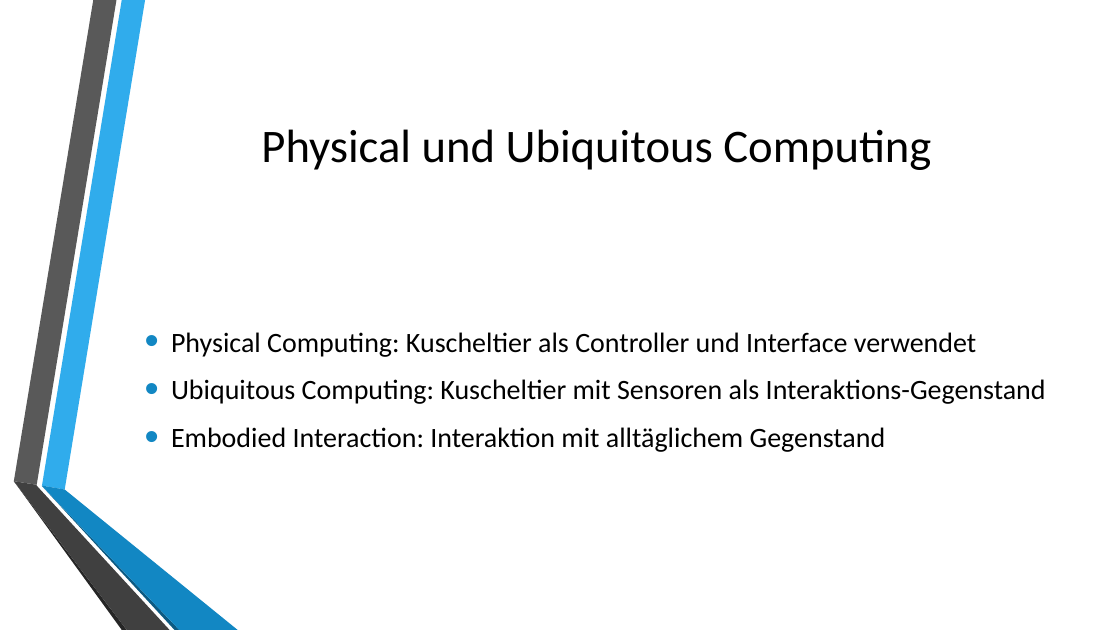
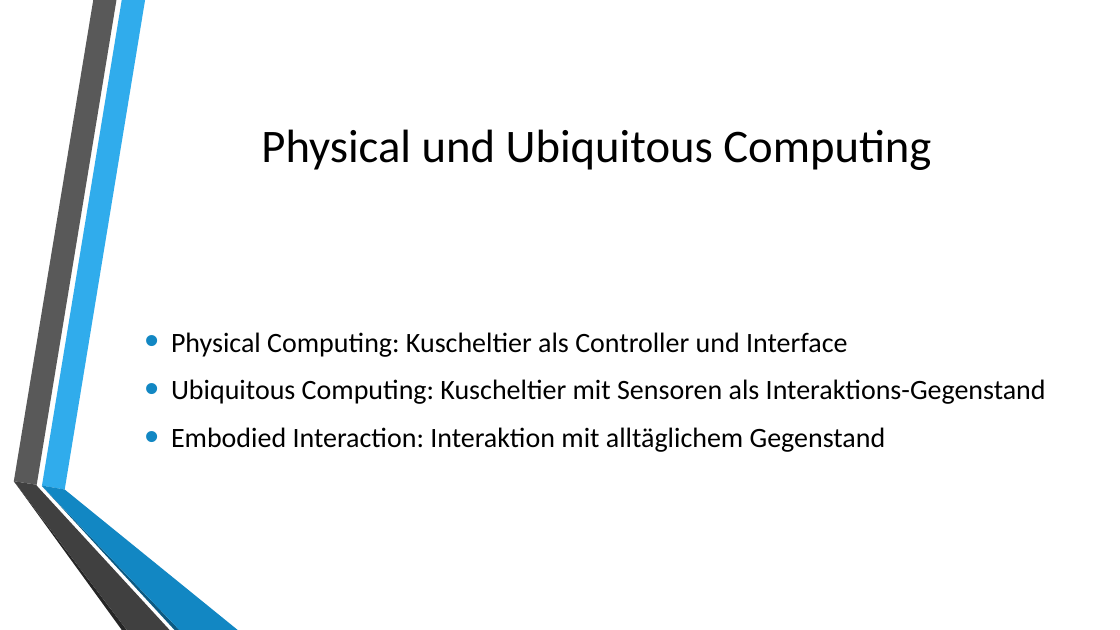
Before and after one commit to SweetyGott/HCIMonster, a slide deck: slide 7 of Projekt/presentation.pptx. Drawn at 1120x630 pixels with LibreOffice and Linux fonts; fonts in the diff are those of the drawing; background and template pictures are left out. Boxes give left, top, right and bottom in pixels: in the first picture for what was removed or moved away, otherwise in the second. Text is boxed around its words. In the diff, an @@ line names an element or a change of style, - is before the commit and + after.

```diff
--- a/Projekt/presentation.pptx
+++ b/Projekt/presentation.pptx
@@ text at [171,332,847,357]: text changed @@
-• Physical Computing: Kuscheltier als Controller und Interface verwendet
+• Physical Computing: Kuscheltier als Controller und Interface
```
Also in this commit, not shown: 5 other slides changed, 4 slides removed.
